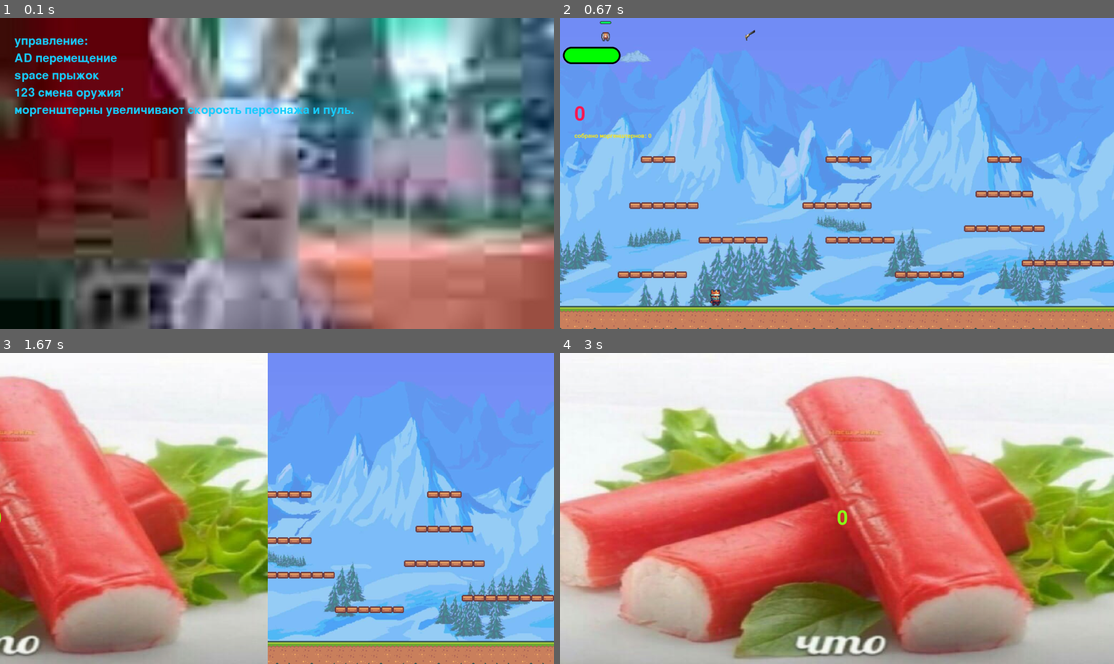
Above: before the commit, frames 1-4 (two rows, left to right).
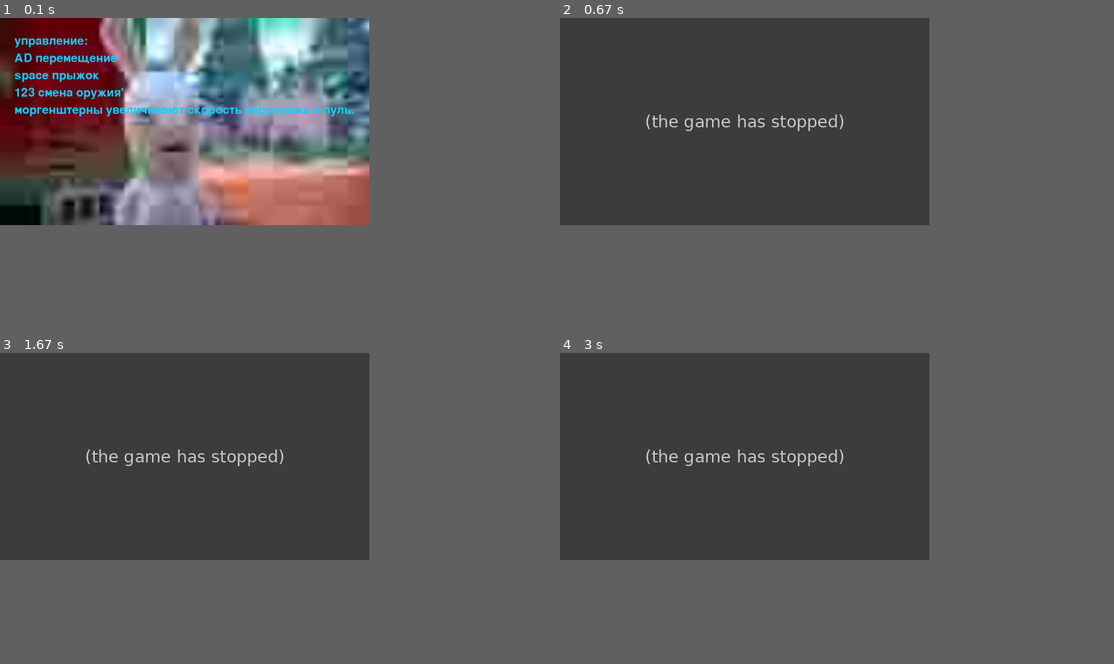
Above: after the commit, the same moments.

Repository: xrenvtomate/pygameProj
Game: pygame game, started from main.py
Two runs of this game, one before a commit and one after it. Both use one fixed random seed, a clock stepped at 60 frames per second and the inputs below.
Inputs (mouse positions are in pixels of both pictures, inside the frame that each line leads up to):
- Up to frame 1 (0.1 s): no input
- Up to frame 2 (0.67 s): click (837, 173) at 0.38 s
- Up to frame 3 (1.67 s): hold Esc 0.67-1.2 s; hold A 0.67-1.2 s
- Up to frame 4 (3 s): no input
The window is 900x506 before the commit and 600x337 after it. Grey fills any space a smaller window leaves; there, only what the larger window draws over its background counts as a difference.

The runs differ from the first frame. In frame 1, 83% of the frame differs, in the area x 0-100%, y 0-100%; in frame 2, 83%; in frame 3, 88%; in frame 4, 90%.
Error after the commit: AttributeError: 'CameraGroup' object has no attribute 'dx' (main.py line 96); the game stopped at 0.4 s (later frames are placeholders)

Commit message:
Add files via upload

Diff:
--- a/logic.py
+++ b/logic.py
@@ -11,8 +11,7 @@
     return 0
 
 
-
-def spawnkd(score):
+def spawnkd(score): #
     if score < 50:
         return 1800
     if score < 100:
@@ -21,7 +20,11 @@
         return 1000
     if score < 400:
         return 700
-    return 400
+    if score < 1000:
+        return 400
+    return 300
+
+
 def drawinterface(sc, player):
     # weapon bar
     for i, weapon in enumerate(player.weapons):
@@ -29,16 +32,14 @@
         sc.blit(pg.transform.scale(img[weapon], (100, 100)), (i * 100, 0))
         pg.draw.rect(sc, (100, 255, 100), (i * 100, 0, 100, 100), 8, 10)
 
-    # chosen weapon
-    if player.chosen_weapon:
-        sc.blit(img[player.chosen_weapon], (player.rect.x + 10, player.rect.y - 40))
-    # hp
-    pg.draw.rect(sc, (255 * (1 - player.hp / maxhp), 255 * player.hp / maxhp, 0), (10, 100, 200 * player.hp / maxhp, 60), 0, 30)
+    # player hp
+    pg.draw.rect(sc, (255 * (1 - player.hp / maxhp), 255 * player.hp / maxhp, 0),
+                 (10, 100, 200 * player.hp / maxhp, 60), 0, 30)
     pg.draw.rect(sc, (0, 0, 0), (10, 100, 200, 60), 6, 30)
 
 
-
-def drawmap(sc):
+def drawmap():
+    sc = pg.surface.Surface((map_w * tile, map_h * tile), pg.SRCALPHA)
     for y in range(map_h - 1, -1, -1):
         for x in range(map_w):
             kordx, kordy = x * tile, height - (map_h - y) * tile
@@ -126,9 +127,10 @@
 
     def update(self):
         self.moving()
-        self.max_v = max_v * (1 + self.morgens / 5)
-        self.v_bul = v_bul * (1 + self.morgens / 5)
-        self.v_dis = v_dis * (1 + self.morgens / 5)
+        self.rect.centerx = max(min(world_w, self.rect.centerx), 0)
+        self.max_v = max_v * min(2, 1 + self.morgens / 5)
+        self.v_bul = v_bul * min(2, 1 + self.morgens / 5)
+        self.v_dis = v_dis * min(2, 1 + self.morgens / 5)
         for item in pg.sprite.spritecollide(self, items, True):
             if item.type == 'weapon':
                 if item.name not in self.weapons:
@@ -191,9 +193,15 @@
         self.vy = 0
         self.on_gnd = False
 
-    def fall(self):
-        self.vy += g / 2
-        self.rect.y += self.vy
+    def update(self):
+
+        if not pg.sprite.spritecollideany(self, up_bord):
+            if not self.on_gnd:
+                self.vy += g / 2
+                self.rect.y += self.vy
+            else:
+                self.on_gnd = True
+                self.rect.y -= self.vy
 
 
 class Bullet(pg.sprite.Sprite):
@@ -205,7 +213,9 @@
         self.rect = self.image.get_rect()
         self.rect.x, self.rect.y = pos
 
-    def move(self):
+    def update(self):
+        if (not -200 < self.rect.x < world_w + 200) or (not -200 < self.rect.y < height + 200):
+                self.kill()
         self.rect.x += self.dx
         self.rect.y += self.dy
 
@@ -218,9 +228,9 @@
         self.num_fr = num_frames
         for i in range(num_frames):
             self.frames.append(load_img(f'{img_name}{i}.png', (size)))
-        self.update()
-
-    def update(self):
+        self.anim()
+
+    def anim(self):
         self.image = self.frames[self.cur_fr]
         self.cur_fr = (self.cur_fr + 1) % self.num_fr
 
@@ -306,3 +316,27 @@
         self.rect = self.image.get_rect()
         self.rect.x, self.rect.y = posx, -100
         self.hp = self.mhp = 1
+
+
+class CameraGroup(pg.sprite.Group):
+    def __init__(self):
+        super().__init__()
+
+    def get_offset(self, target, pos0):
+        self.dy = 0
+        self.dx = max(target.rect.centerx - width // 2, 0)# + width // 2)
+        self.dx = min(self.dx, world_w - width)
+
+    def draw_sprites(self, player, sc, pos0, fon):
+        self.get_offset(player, pos0)
+        sc.blit(fon, (-self.dx, self.dy))
+
+        # sprites
+        for sprite in self.sprites():
+            sc.blit(sprite.image, (sprite.rect.x - self.dx, sprite.rect.y - self.dy))
+
+        # chosen weapon
+        if player.chosen_weapon:
+            sc.blit(img[player.chosen_weapon], (player.rect.x + 10 - self.dx , player.rect.y - 40))
+
+all_sprites = CameraGroup()
--- a/main.py
+++ b/main.py
@@ -1,23 +1,16 @@
-import pygame as pg
 from other import *
+from logic import *
 import random
-from logic import *
 
 
-'''управление:
-AD перемещение
-space прыжок
-1234567 смена оружия'''
 
 if __name__ == '__main__':
-    # pygame init
-    pg.init()
+
     font = pg.font.Font(None, 100) # font settings
     mfont = pg.font.Font(None, 30)
     startfont = pg.font.Font(None, 60)
     clock = pg.time.Clock()
-    sc = pg.display.set_mode((width, height))
-
+    a = 55
     # start screen
     sc.blit(img['startscreen'], (0, 0))
     with open('data\startscreentext.txt', encoding='utf-8') as txt:
@@ -35,14 +28,13 @@
                 in_start_screen = False
 
 
+    # setup
 
-    fon = pg.surface.Surface((width, height))
-    fon.blit(img['bg'], (0, 0))
-    bg, ppos = drawmap(fon)
-    player = Player(ppos)
+    fon, startpos = drawmap()
+    player = Player(startpos)
     score = 0
 
-    Item('pistol', 'weapon', (random.randrange(width - tile), 0))
+    Item('pistol', 'weapon', (random.randrange(world_w - tile), 0))
     running = True
     unkill = False
     unkillev = pg.USEREVENT + 3
@@ -61,8 +53,8 @@
             elif event.type == pg.KEYDOWN:
                 if event.key == pg.K_ESCAPE:
                     running = False
-            elif event.type == pg.MOUSEBUTTONDOWN and canshot: # shooting
-                player.shooting(event.pos)
+            elif event.type == pg.MOUSEBUTTONDOWN and canshot:  # shooting
+                player.shooting((event.pos[0] + all_sprites.dx, event.pos[1]))
                 canshot = False
                 pg.time.set_timer(kdev, 200)
 
@@ -70,21 +62,22 @@
                 rnd = random.random()
                 if rnd > 0.8:
                     right = random.randint(0, 1)
-                    Green_enemy((0 if right else width, height - 2 * tile - pers_size[0]), right * 2 - 1)
+                    Green_enemy((0 if right else world_w, height - 2 * tile - pers_size[0]), right * 2 - 1)
                 elif rnd > 0.6:
-                    Flyer((random.randrange(width), -20))
+                    Flyer((random.randrange(world_w), -20))
                 elif rnd > 0.3:
-                    Obed(random.randrange(0, -10, -1), (-100 + random.randint(0, 1) * (width + 100), random.randrange(height)))
+                    Obed(random.randrange(0, -10, -1), (-100 + random.randint(0, 1) * (world_w + 100), random.randrange(world_h)))
                 else:
-                    Uutn(random.randint(-10, 10), random.randrange(width))
+                    Uutn(random.randint(-10, 10), random.randrange(world_w))
                 kd = spawnkd(score)
-                pg.time.set_timer(spawnev, random.randrange(kd, kd * 1.3))
+                pg.time.set_timer(spawnev, random.randrange(kd, int(kd * 1.3)))
 
 
-            elif event.type == animev: # animing sprites
+            # animing sprites
+            elif event.type == animev:
                 pg.time.set_timer(animev, 100)
                 for sprt in anim_sprites:
-                    sprt.update()
+                    sprt.anim()
 
             elif event.type == unkillev:
                 unkill = False
@@ -92,19 +85,16 @@
             elif event.type == kdev:
                 canshot = True
 
-        sc.blit(bg, (0, 0))
 
-        for bullet in bullets: # bullets moving
-            if (not -200 < bullet.rect.x < width + 200) or (not -200 < bullet.rect.y < height + 200):
-                bullet.kill()
-            bullet.move()
+
+        sc.blit(img['bg'], (0, 0))
 
         for enem in enemies: # moving of enemies
-            if (not -200 < enem.rect.x < width + 200) or (not -200 < enem.rect.y < height + 200):
+            if (not -200 < enem.rect.x < world_w + 200) or (not -200 < enem.rect.y < world_h + 200):
                 enem.kill()
             enem.moving((player.rect.x + player.rect.w // 2, player.rect.y + player.rect.h // 2))
-            pg.draw.rect(sc, (255 * (1 - enem.hp / enem.mhp), 255 * enem.hp / enem.mhp, 100), (enem.rect.x, enem.rect.y - 20, 40 * enem.hp / enem.mhp, 10), 0, 5)
-            pg.draw.rect(sc, (50, 50, 50), (enem.rect.x, enem.rect.y - 20, 40, 10), 2, 5)
+            pg.draw.rect(sc, (255 * (1 - enem.hp / enem.mhp), 255 * enem.hp / enem.mhp, 100), (enem.rect.x - all_sprites.dx, enem.rect.y - 20, 40 * enem.hp / enem.mhp, 10), 0, 5)
+            pg.draw.rect(sc, (50, 50, 50), (enem.rect.x - all_sprites.dx, enem.rect.y - 20, 40, 10), 2, 5)
 
 
         for bul, enems in pg.sprite.groupcollide(bullets, enemies, True, False).items():
@@ -112,38 +102,31 @@
                 score += enem.shoted(1)
 
         if pg.sprite.spritecollideany(player, enemies) and not unkill: # damage from enemies
-            player.hp -= 1
+            player.hp -= 0
             if player.hp == 0:
                 running = False
             unkill = True
             pg.time.set_timer(unkillev, 400)
 
-        for item in items: # items moving
-            if not pg.sprite.spritecollideany(item, up_bord):
-                if not item.on_gnd:
-                    item.fall()
-                else:
-                    item.on_gnd = True
-                    item.rect.y -= item.vy
 
-        player.update()
+        all_sprites.update()
 
         # drawing objects
-        all_sprites.draw(sc)
+
+        all_sprites.draw_sprites(player, sc, startpos, fon)
         drawinterface(sc, player)
         # score
         sc.blit(font.render(str(score), 1, '#FF1853'), (50, 300))
         # morgens
         sc.blit(mfont.render('собрано моргенштернов: ' + str(player.morgens), 1, '#FFE918'), (50, 400))
-
         pg.display.flip()
         clock.tick(60)
 
     # gameover screen
     endscreen = img['gameover']
-    endscreen.blit(font.render(str(score), 1, '#8DFF18'), (width // 2, height // 2))
+    endscreen.blit(font.render(str(score), 1, '#8DFF18'), (world_w // 2, world_h // 2))
     for i in range(121): # 2 second animation
-        sc.blit(endscreen, (-width + width * i / 120, 0))
+        sc.blit(endscreen, (-world_w + world_w * i / 120, 0))
         pg.display.flip()
         clock.tick(60)
     while True:
--- a/other.py
+++ b/other.py
@@ -1,32 +1,37 @@
 import pygame as pg
 import os
+#from logic import *
+
+
+def load_img(img, size):
+    img = pg.image.load(os.path.join('data', img)).convert_alpha()
+    return pg.transform.scale(img, size)
+
 pg.init()
 
-def load_img(img, size):
-    img = pg.image.load(os.path.join('data', img))
-    return pg.transform.scale(img, size)
-# groups
 up_bord = pg.sprite.Group()
 down_bord = pg.sprite.Group()
 vert_bord = pg.sprite.Group()
-all_sprites = pg.sprite.Group()
 items = pg.sprite.Group()
 bullets = pg.sprite.Group()
 anim_sprites = pg.sprite.Group()
 enemies = pg.sprite.Group()
 
 # constants
-width, height = 1920, 1080
+width, height = 1280, 720
 tile = 40
 pers_size = 40, 60
 g = 0.5
-max_v = 10
+max_v = 7
 v_bul = 15
 v_dis = 10
-jump_pwr = 15
+jump_pwr = 12
 maxhp = 5
 
-img = { # images dict
+sc = pg.display.set_mode((width, height))
+
+img = {  # images dict
+
     'gnd': load_img('ground.png', (tile, tile)),
     'platf': load_img('platf.png', (tile, tile)),
     'bg': load_img('background.jpg', (width, height)),
@@ -45,6 +50,7 @@
 }
 platf_w = tile // 2
 
-with open('data\map.txt') as maptxt: # map reading
+with open('data\map.txt') as maptxt:  # map reading
     map = [i.rstrip() for i in maptxt.readlines()]
 map_w, map_h = len(map[0]), len(map)
+world_w, world_h = map_w * tile, map_h * tile
